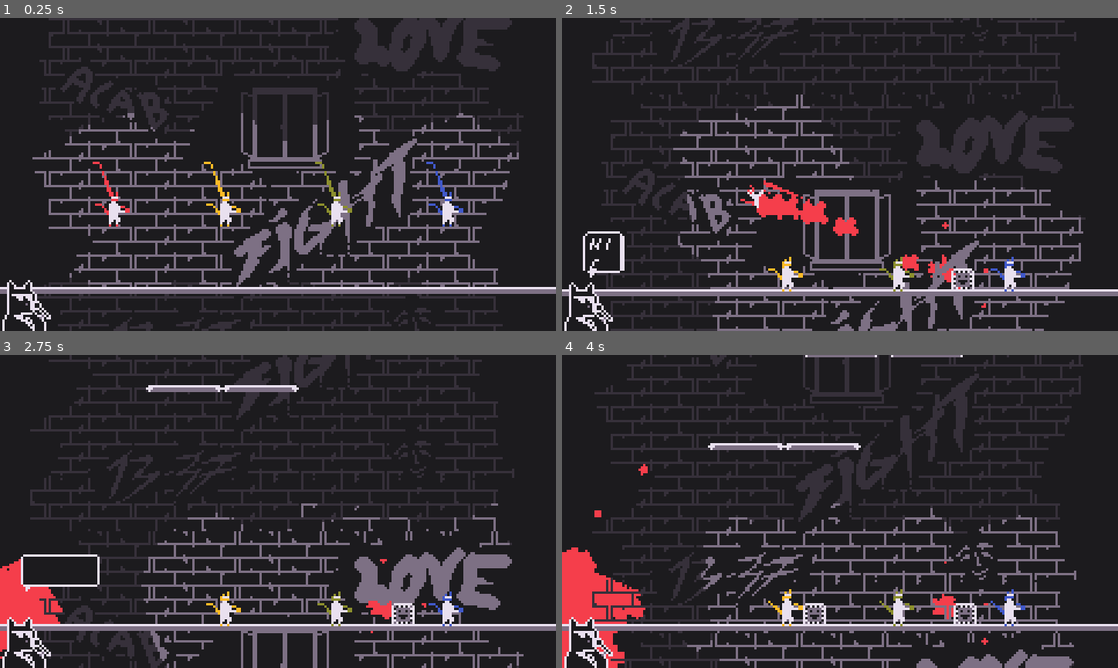
Above: before the commit, frames 1-4 (two rows, left to right).
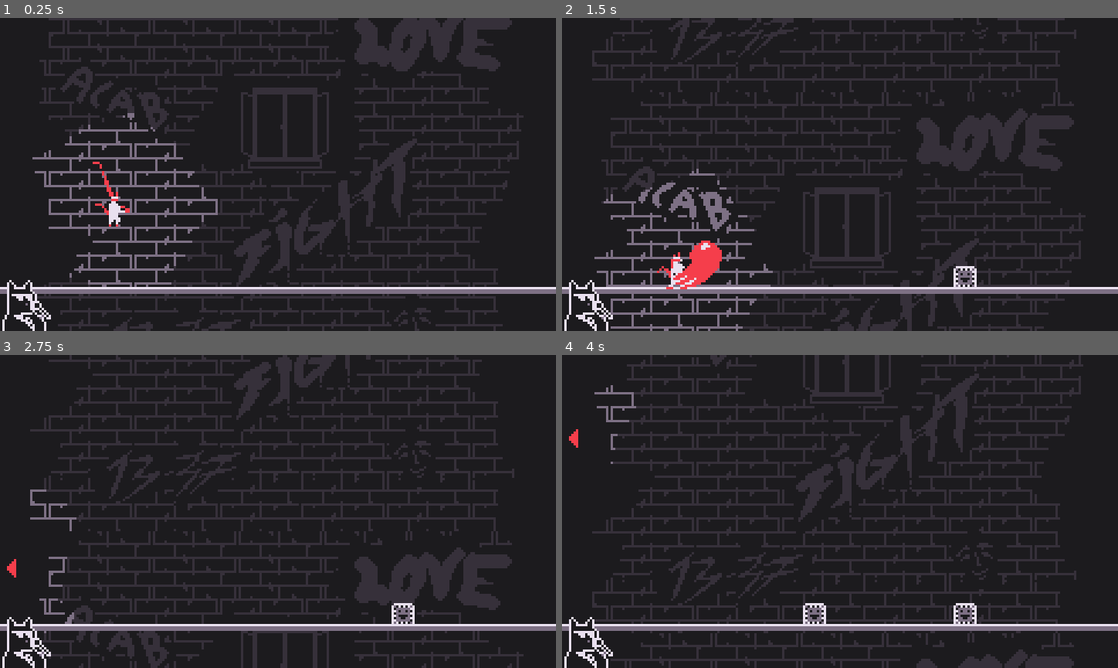
Above: after the commit, the same moments.

Repository: Daxidz/lospecjam01
Game: Godot game, scene res://src/fighter/Main.tscn
Same seed, same stepped clock (60 frames per second), same inputs: the game is played once before the commit and once after it. The engine's default icon, where the game draws it, is replaced by a stand-in: a white triangle on a blue panel in a dark square.
Inputs (mouse positions are in pixels of both pictures, inside the frame that each line leads up to):
- Up to frame 1 (0.25 s): no input
- Up to frame 2 (1.5 s): tap Enter (ui_accept) at 0.5, 0.77, 1.07 s; move the mouse to (962, 158) at 0.52 s; hold Space (ui_accept0, bound only after the commit) 0.53-1.28 s; hold F (ui_right0, bound only before the commit) from 0.53 s (still down); click (962, 158) at 0.67 s; tap V (ui_select0, bound only after the commit) at 0.8, 1.35 s; move the mouse to (728, 190) at 1.27 s
- Up to frame 3 (2.75 s): tap Enter (ui_accept) at 1.52, 1.55, 1.82, 2.1 s; move the mouse to (333, 442) at 2.02 s; release F (ui_right0, bound only before the commit) at 2.03 s; hold A (ui_left) from 2.03 s (still down); hold Space (ui_accept0, bound only after the commit) from 2.03 s (still down)
- Up to frame 4 (4 s): move the mouse to (812, 574) at 2.77 s; release A (ui_left) at 2.78 s; release Space (ui_accept0, bound only after the commit) at 2.78 s; hold F (ui_right0, bound only before the commit) from 2.78 s (still down); tap Y (change_player) at 2.85 s; click (812, 574) at 2.92 s; tap Enter (ui_accept) at 3.02, 3.32, 3.77, 3.8 s; tap V (ui_select0, bound only after the commit) at 3.05 s; move the mouse to (1006, 558) at 3.52 s; hold Space (ui_accept0, bound only after the commit) from 3.53 s (still down)

The runs differ from the first frame. In frame 1, 7.9% of the frame differs, in the area x 31-94%, y 30-86%; in frame 2, 29%, in the area x 0-100%, y 0-100%; in frame 3, 11%; in frame 4, 11%.

Commit message:
Add panneaux and an interactive menu

Diff:
--- a/src/Main.gd
+++ b/src/Main.gd
@@ -166,7 +166,7 @@
 	$SFX.set_stream(HitSound)
 	$SFX.pitch_scale = rand_range(0.8, 1.1)
 	spawn_splatter(player.position, player.color, Vector2(0.2, 0.2),Vector2(0.5, 0.5))
-	$SFX.play()
+	#$SFX.play()
 
 
 func spawn_splatter(_position: Vector2, _color: Color, _scale_big: Vector2 = Vector2(1.0, 1.0), _scale_small: Vector2 = Vector2(1.0, 1.0)):
--- a/src/fighter/Fighter.gd
+++ b/src/fighter/Fighter.gd
@@ -38,7 +38,7 @@
 
 var fall_multiplier: float = 0.0
 
-var controller_nb: int = -1 # assigned to a controller
+export var controller_nb: int = -1 # assigned to a controller
 
 
 # STATE
@@ -78,6 +78,40 @@
 			child.scale.x = new_scale
 
 	$RibbonPhysic.position.x = -1 if new_scale == 1 else 1
+
+
+
+
+func punch():
+	state_machine.travel("attack")
+
+var start_t: float = 0.0
+var end_t: float = 0.0
+
+func _input(event):
+	if event.is_action_pressed("ui_select"+str(controller_nb)):
+		if (!control_disabled):
+			punch()
+
+func _process(delta):
+	if paused:
+		return
+	var cur_anim: String = "idle"
+
+	if position.x > get_viewport_rect().size.x + ko_margin or position.y > get_viewport_rect().size.y +ko_margin or position.x < -ko_margin:
+		emit_signal("dead", self)
+
+	if not is_knockbacked:
+		if is_on_floor() and abs(velocity.x) >0.2:
+			cur_anim = "run"
+		else:
+			cur_anim = "idle"
+	else:
+		cur_anim = "knockback"
+
+	if $AnimationPlayer.current_animation != cur_anim:
+		state_machine.travel(cur_anim)
+
 
 func get_input():
 
@@ -108,43 +142,11 @@
 	else:
 		if is_knockbacked:
 			friction = knockback_friction
-		velocity.x = lerp(velocity.x, 0, friction)
-
-
-
-func punch():
-	state_machine.travel("attack")
-
-var start_t: float = 0.0
-var end_t: float = 0.0
-
-func _input(event):
-	if event.is_action_released("ui_select"+str(controller_nb)):
-			end_t = OS.get_ticks_msec()
-			print(end_t-start_t)
-	if event.is_action_pressed("ui_select"+str(controller_nb)):
-		if (!control_disabled):
-			punch()
-			start_t = OS.get_ticks_msec()
-
-func _process(delta):
-	if paused:
-		return
-	var cur_anim: String = "idle"
-
-	if position.x > get_viewport_rect().size.x + ko_margin or position.y > get_viewport_rect().size.y +ko_margin or position.x < -ko_margin:
-		emit_signal("dead", self)
-
-	if not is_knockbacked:
-		if is_on_floor() and abs(velocity.x) >0.2:
-			cur_anim = "run"
+		if velocity.x > 1 or velocity.x < -1:
+			velocity.x = lerp(velocity.x, 0, friction)
 		else:
-			cur_anim = "idle"
-	else:
-		cur_anim = "knockback"
-
-	if $AnimationPlayer.current_animation != cur_anim:
-		state_machine.travel(cur_anim)
+			velocity.x = 0
+
 
 func _physics_process(delta):
 
@@ -158,16 +160,15 @@
 		$CoyoteTimer.start(coyote_time)
 	elif is_on_floor():
 		can_jump = true
-
-#
+		if Input.is_action_pressed("ui_down"+str(controller_nb)):
+			if get_collision_layer_bit(0):
+				set_collision_layer_bit(0, false)
+				velocity += Vector2.DOWN * cur_gravity * delta
+
 	# jump/fall mutliplier
-	if velocity.y > 0.1:
-#		velocity += Vector2.DOWN * cur_gravity * delta * fall_multiplier
-		pass
-	elif velocity.y < -0.1 && Input.is_action_just_released("ui_accept"+str(controller_nb)):
+	if velocity.y < -0.1 && Input.is_action_just_released("ui_accept"+str(controller_nb)):
 		velocity += Vector2.DOWN * cur_gravity * delta * jump_multiplier
 		pass
-
 
 	if Input.is_action_just_pressed("ui_accept"+str(controller_nb)):
 		if control_disabled:
@@ -199,3 +200,12 @@
 
 func _on_JumpDirTimer_timeout():
 	can_rotate = true
+
+
+func _on_PassTrough_body_exited(body: PhysicsBody2D):
+	print(body.get_path())
+	if body == self:
+		return
+	print("BACK TO PHYSICS BITCH")
+	if not get_collision_layer_bit(0):
+		set_collision_layer_bit(0, true)
--- a/src/fighter/Fighter.tscn
+++ b/src/fighter/Fighter.tscn
@@ -235,6 +235,9 @@
 scale_random = 0.29
 scale_curve = SubResource( 37 )
 
+[sub_resource type="RectangleShape2D" id=39]
+extents = Vector2( 3, 8 )
+
 [node name="Fighter" type="KinematicBody2D"]
 material = SubResource( 1 )
 collision_mask = 0
@@ -244,7 +247,7 @@
 ko_margin = 30.0
 base_friction = 0.8
 knockback_friction = 0.05
-base_acceleration = 0.3
+base_acceleration = 0.2
 knockback_time = 0.6
 
 [node name="Sprite" type="Sprite" parent="."]
@@ -255,6 +258,7 @@
 frame = 1
 
 [node name="CollisionShape2D" type="CollisionShape2D" parent="."]
+visible = false
 position = Vector2( 0, 2 )
 shape = SubResource( 3 )
 
@@ -274,6 +278,7 @@
 parameters/playback = SubResource( 22 )
 
 [node name="Hitbox" type="Area2D" parent="."]
+visible = false
 collision_layer = 4
 collision_mask = 2
 
@@ -282,6 +287,7 @@
 shape = SubResource( 23 )
 
 [node name="Hurbox" type="Area2D" parent="."]
+visible = false
 collision_layer = 2
 collision_mask = 4
 
@@ -322,7 +328,14 @@
 wait_time = 0.25
 one_shot = true
 
+[node name="PassTrough" type="Area2D" parent="."]
+monitorable = false
+
+[node name="CollisionShape2D" type="CollisionShape2D" parent="PassTrough"]
+shape = SubResource( 39 )
+
 [connection signal="timeout" from="CoyoteTimer" to="." method="_on_CoyoteTimer_timeout"]
 [connection signal="area_entered" from="Hitbox" to="." method="_on_Hitbox_area_entered"]
 [connection signal="timeout" from="KnockbackTimer" to="." method="_on_KnockbackTimer_timeout"]
 [connection signal="timeout" from="Sprite2/Timer" to="Sprite2" method="_on_Timer_timeout"]
+[connection signal="body_exited" from="PassTrough" to="." method="_on_PassTrough_body_exited"]
--- a/src/fighter/Main.tscn
+++ b/src/fighter/Main.tscn
@@ -21,6 +21,7 @@
 position = Vector2( 1, 0 )
 script = ExtResource( 3 )
 pause_time = 0.08
+nb_players = 1
 inactive_time = 0.2
 
 [node name="Position2D" type="Position2D" parent="."]
@@ -37,7 +38,6 @@
 
 [node name="PlatformSpawner" parent="." instance=ExtResource( 1 )]
 pause_mode = 1
-enabled = true
 
 [node name="BG" type="Sprite" parent="."]
 pause_mode = 1
--- a/src/fighter/Noeud.tscn
+++ b/src/fighter/Noeud.tscn
@@ -4,6 +4,8 @@
 
 [node name="Body" type="RigidBody2D"]
 position = Vector2( 0, 5 )
+collision_layer = 0
+collision_mask = 0
 mass = 0.510204
 linear_velocity = Vector2( -200, 0 )
 script = ExtResource( 1 )
--- a/src/fighter/RibbonPhysic.tscn
+++ b/src/fighter/RibbonPhysic.tscn
@@ -9,6 +9,8 @@
 script = ExtResource( 2 )
 
 [node name="StaticBody2D" type="StaticBody2D" parent="."]
+collision_layer = 0
+collision_mask = 0
 
 [node name="Line2D" type="Line2D" parent="."]
 width = 2.0
--- a/src/menu/InputMapper.gd
+++ b/src/menu/InputMapper.gd
@@ -15,10 +15,11 @@
 
 var profile0 = {
 	"ui_left0": KEY_A,
-	"ui_right0": KEY_F,
+	"ui_right0": KEY_D,
 	"ui_start0": KEY_1,
-	"ui_accept0": KEY_Y,
-	"ui_select0": KEY_D,
+	"ui_accept0": KEY_SPACE,
+	"ui_select0": KEY_V,
+	"ui_down0": KEY_S
 }
 
 var profile1 = {
--- a/src/menu/InputMapper.tscn
+++ b/src/menu/InputMapper.tscn
@@ -114,7 +114,7 @@
 [node name="InputLines" type="VBoxContainer" parent="VBoxContainer"]
 margin_top = 30.0
 margin_right = 240.0
-margin_bottom = 126.0
+margin_bottom = 146.0
 script = ExtResource( 4 )
 
 [node name="A" parent="VBoxContainer/InputLines" instance=ExtResource( 1 )]
@@ -137,10 +137,15 @@
 margin_bottom = 76.0
 texture = ExtResource( 5 )
 
-[node name="START" parent="VBoxContainer/InputLines" instance=ExtResource( 1 )]
+[node name="DOWN" parent="VBoxContainer/InputLines" instance=ExtResource( 1 )]
 margin_top = 80.0
 margin_bottom = 96.0
 texture = ExtResource( 5 )
 
+[node name="START" parent="VBoxContainer/InputLines" instance=ExtResource( 1 )]
+margin_top = 100.0
+margin_bottom = 116.0
+texture = ExtResource( 5 )
+
 [node name="KeyMapper" type="Node" parent="."]
 script = ExtResource( 6 )
--- /dev/null
+++ b/src/menu/MenuPrincipal.tscn
@@ -0,0 +1,44 @@
+[gd_scene load_steps=6 format=2]
+
+[ext_resource path="res://src/menu/PanneauPlay.tscn" type="PackedScene" id=1]
+[ext_resource path="res://assets/img/world/bg.png" type="Texture" id=2]
+[ext_resource path="res://src/world/Platform.tscn" type="PackedScene" id=3]
+[ext_resource path="res://src/fighter/Fighter.tscn" type="PackedScene" id=4]
+[ext_resource path="res://src/world/Box.tscn" type="PackedScene" id=5]
+
+[node name="MenuPrincipal" type="Node2D"]
+
+[node name="BG" type="Sprite" parent="."]
+position = Vector2( 123, 71 )
+texture = ExtResource( 2 )
+
+[node name="Box2" parent="." instance=ExtResource( 5 )]
+position = Vector2( 230, 35 )
+
+[node name="Box" parent="." instance=ExtResource( 5 )]
+position = Vector2( 31, 89 )
+
+[node name="Fighter" parent="." instance=ExtResource( 4 )]
+position = Vector2( 108, 77 )
+controller_nb = 0
+
+[node name="Platform" parent="." instance=ExtResource( 3 )]
+position = Vector2( 121, 123 )
+scale = Vector2( 10, 1 )
+
+[node name="Platform3" parent="." instance=ExtResource( 3 )]
+position = Vector2( 209, 57 )
+scale = Vector2( 2, 1 )
+
+[node name="Platform2" parent="." instance=ExtResource( 3 )]
+position = Vector2( 32, 86 )
+scale = Vector2( 2, 1 )
+
+[node name="Panneau2" parent="." instance=ExtResource( 1 )]
+position = Vector2( 178, 121 )
+
+[node name="Panneau3" parent="." instance=ExtResource( 1 )]
+position = Vector2( 208, 55 )
+
+[node name="Panneau" parent="." instance=ExtResource( 1 )]
+position = Vector2( 23, 84 )
--- /dev/null
+++ b/src/menu/Panneau.gd
@@ -0,0 +1,14 @@
+extends RigidBody2D
+
+
+# Declare member variables here. Examples:
+# var a = 2
+# var b = "text"
+
+
+# Called when the node enters the scene tree for the first time.
+func _ready():
+	pass # Replace with function body.
+
+func get_punched(a, b):
+	get_parent().get_punched(a, b)
--- /dev/null
+++ b/src/menu/PanneauPlay.gd
@@ -0,0 +1,28 @@
+extends Node2D
+
+var velocity: Vector2
+#var knockback_power: int = 50
+var hit_power: int = 80
+
+func get_punched(enemy_pos, knockback_power):
+	var punch_vec: Vector2 = position-enemy_pos
+#	punch_vec = Vector2(1/(punch_vec.x+0.1), 1/(punch_vec.y+0.1))
+#	if enemy_pos.x > position.x:
+#		velocity.x -= knocback_speed
+#	else:
+#		velocity.x = knocback_speed
+	var y_rand = rand_range(-20, -10)
+	velocity = punch_vec * hit_power
+	velocity.y += y_rand * punch_vec.length()
+	velocity /= 6
+
+
+	$Panneau.apply_central_impulse(velocity)
+	$Panneau.apply_torque_impulse(0.5)
+
+	print("PUUUUNCH")
+
+
+func _process(delta):
+	$Line2D.set_point_position(0, $StaticBody2D.position)
+	$Line2D.set_point_position(1, $Panneau.position)
--- /dev/null
+++ b/src/menu/PanneauPlay.tscn
@@ -0,0 +1,46 @@
+[gd_scene load_steps=5 format=2]
+
+[ext_resource path="res://assets/img/menu/panneau_play.png" type="Texture" id=1]
+[ext_resource path="res://src/menu/PanneauPlay.gd" type="Script" id=2]
+[ext_resource path="res://src/menu/Panneau.gd" type="Script" id=3]
+
+[sub_resource type="RectangleShape2D" id=1]
+extents = Vector2( 13, 6 )
+
+[node name="Panneau" type="Node2D"]
+script = ExtResource( 2 )
+
+[node name="Line2D" type="Line2D" parent="."]
+points = PoolVector2Array( 0, 0, 0, 0 )
+width = 2.0
+default_color = Color( 0.917647, 0.882353, 0.941176, 1 )
+
+[node name="StaticBody2D" type="StaticBody2D" parent="."]
+
+[node name="DampedSpringJoint2D" type="DampedSpringJoint2D" parent="."]
+position = Vector2( 0, -3 )
+node_a = NodePath("../StaticBody2D")
+node_b = NodePath("../Panneau")
+bias = 0.9
+length = 2.0
+rest_length = 1.0
+stiffness = 64.0
+damping = 16.0
+
+[node name="Panneau" type="RigidBody2D" parent="."]
+position = Vector2( 0, -4 )
+gravity_scale = -1.0
+script = ExtResource( 3 )
+
+[node name="Sprite" type="Sprite" parent="Panneau"]
+position = Vector2( 0, -3 )
+texture = ExtResource( 1 )
+
+[node name="Hurbox" type="Area2D" parent="Panneau"]
+position = Vector2( 0, -2 )
+collision_layer = 2
+collision_mask = 4
+
+[node name="CollisionShape2D" type="CollisionShape2D" parent="Panneau/Hurbox"]
+position = Vector2( 0, -3 )
+shape = SubResource( 1 )
Binary file added: assets/img/menu/panneau_play.aseprite
Binary file added: assets/img/menu/panneau_play.png
Not shown, added: assets/img/menu/panneau_play.png.import
Not shown: 1 places in src/fighter/Fighter.tscn that only renumber resources
Not shown: 2 places in src/world/BoxRigid.tscn that only renumber resources
